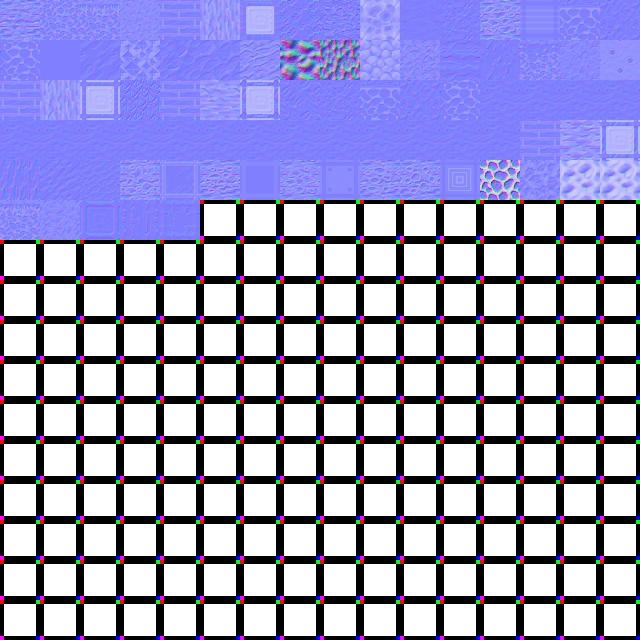
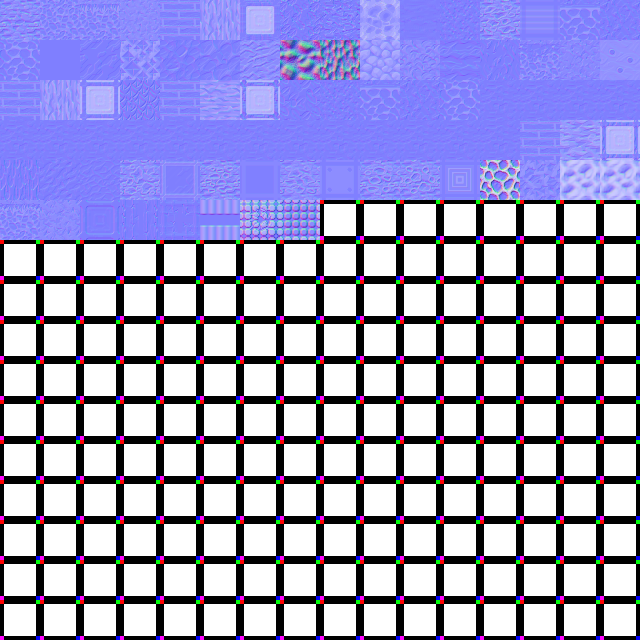
The second 640×640 image is a revision of the first. Changes to its layers:
painted on "Arrière-plan" over (200, 200, 320, 240)
